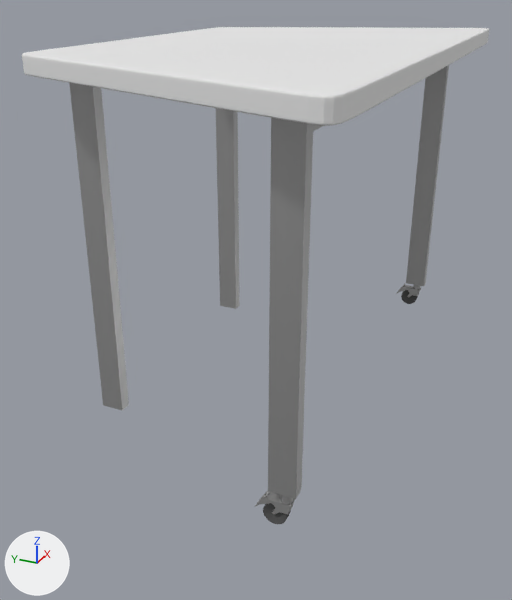
Two versions of the Blender file robert_gazebo/cad/trapezoid_table.blend, one commit apart.
The view is the same before and after, from a 50 mm lens placed at (-88.3, -34.0, 79.0), pointed at (41.6, 24.4, 14.0). Arrows for +X, +Y and +Z are at lower left; the lights stay in place.
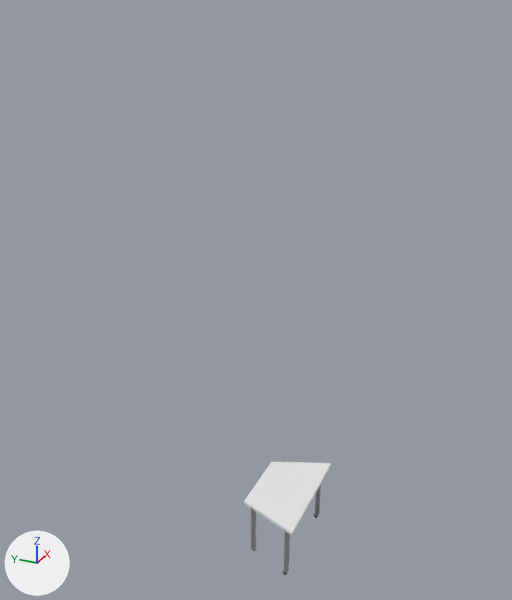
Where the change shows, as pixel boxes [x1, y1, x2, y2] in the pictures (512 x 600 px; the box of a moved part takes in the faces that stretch with it):
'Cylinder.002', reshaped, rescaled (77% narrower, 75% shorter): before [69, 65, 449, 524]; after [244, 462, 332, 575]
'Cube.002', deleted: before [22, 27, 489, 126]
part 1 of me_cylinder_002, moved or reshaped (not visible afterwards): before [281, 495, 293, 504]
part 2 of me_cylinder_002, moved or reshaped (not visible afterwards): before [263, 503, 291, 524]
part 3 of me_cylinder_002, moved or reshaped (not visible afterwards): before [255, 490, 295, 515]
part 4 of me_cylinder_002, moved or reshaped (not visible afterwards): before [396, 284, 421, 297]
part 5 of me_cylinder_002, moved or reshaped (not visible afterwards): before [401, 290, 418, 304]
part 6 of me_cylinder_002, moved or reshaped: before [268, 65, 449, 499]; after [284, 485, 321, 571]
part 7 of me_cylinder_002, moved or reshaped: before [69, 83, 240, 411]; after [251, 508, 256, 551]
part 8 of me_cylinder_002, added: after [244, 462, 332, 535]

What changed in the scene script:
```text
Change me_cylinder_002:
    used by ob_cylinder_002; location = (0.0, 0.0, 0.0); scale = (-0.981, -0.981, -0.981)
    remove me_cylinder_002.from_pydata(...)  # 564 vertices, 428 faces, 2 loose edges; spans x -100.9..1.3, y -51.6..2.1, z -64.7..6.6
    add me_cylinder_002.from_pydata(...)  # 620 vertices, 482 faces, 2 loose edges; spans x -64.6..62.9, y -35.6..30.7, z -10.0..65.0
    me_cylinder_002 part 1: the loose piece of 64 vertices spanning x -1.0..1.0, y -1.0..1.0, z -1.0..1.0 is moved by (49.8, 20.9, 58.4)
    me_cylinder_002 part 2: the loose piece of 128 vertices spanning x -1.0..0.9, y -4.1..0.3, z 1.6..6.0 is moved by (49.8, 20.9, 58.4)
    me_cylinder_002 part 3: the loose piece of 64 vertices spanning x -1.1..1.0, y -5.7..1.1, z 0.5..4.0 is moved by (49.8, 20.9, 58.4)
    me_cylinder_002 part 4: the loose piece of 64 vertices spanning x -100.8..-98.7, y -5.7..1.1, z 0.5..4.0 is moved by (49.8, 20.9, 58.4)
    me_cylinder_002 part 5: the loose piece of 128 vertices spanning x -100.8..-98.8, y -4.1..0.3, z 1.6..6.0 is moved by (49.8, 20.9, 58.4)
    me_cylinder_002 part 6: the loose piece of 24 vertices spanning x -100.9..1.3, y -3.0..2.1, z -64.7..-0.3 is moved by (49.8, 20.9, 58.4)
    me_cylinder_002 part 7: the loose piece of 24 vertices spanning x -78.8..-18.7, y -51.6..-46.5, z -64.7..6.6 is moved by (49.8, 20.9, 58.4)
    me_cylinder_002 part 8: a new loose piece of 56 vertices spanning x -64.6..62.9, y -35.6..30.7, z -10.0..-6.4, in mat_material (white #e7e7e7)
    add me_cylinder_002.materials.append(mat_material)  # white #e7e7e7
Change ob_cylinder_002:
    ob_cylinder_002.scale: (-0.981, -0.981, -0.981) -> (-0.147, -0.147, -0.147)
Remove ob_cube_002:
    ob_cube_002 = bpy.data.objects.new('Cube.002', me_cube_003)
    ob_cube_002.parent = ob_cylinder_002
    ob_cube_002.matrix_parent_inverse = Matrix(((-1.02, 0.0, 0.0, -49.82), (0.0, -1.02, 0.0, -117.7), (0.0, 0.0, -1.02, -51.65), (0.0, 0.0, 0.0, 1.0)))
    ob_cube_002.location = (0.872, -92.56, 14.66)
    ob_cube_002.scale = (62.5, 32.5, 1.75)
    _m = ob_cube_002.modifiers.new('Subsurf', 'SUBSURF')
```
